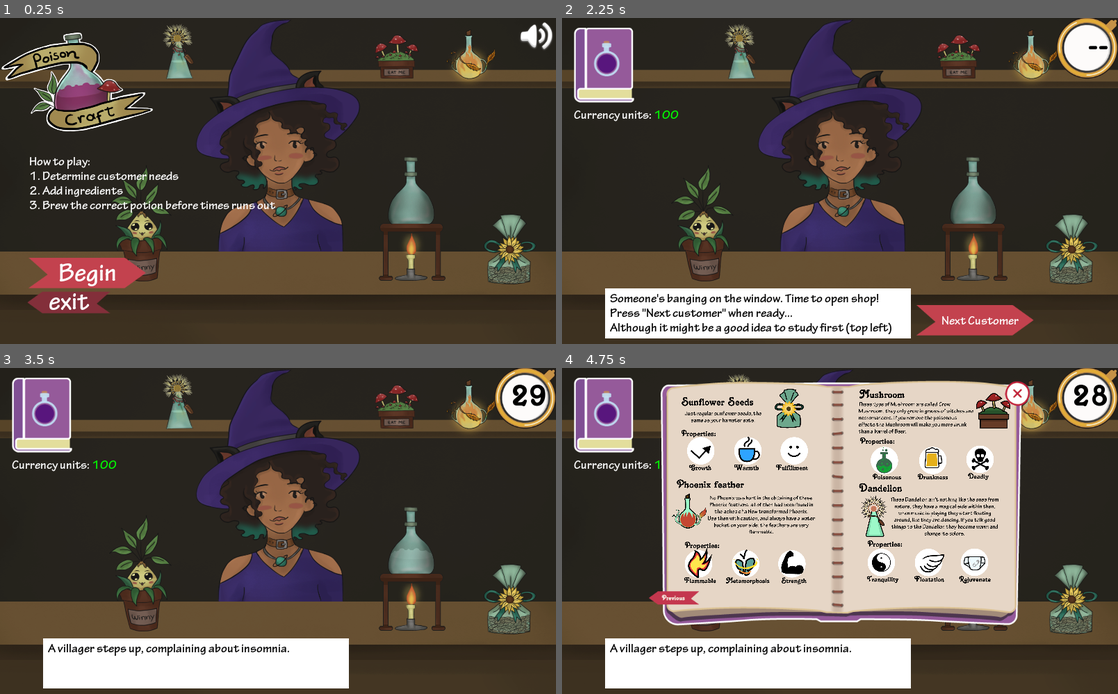
Above: before the commit, frames 1-4 (two rows, left to right).
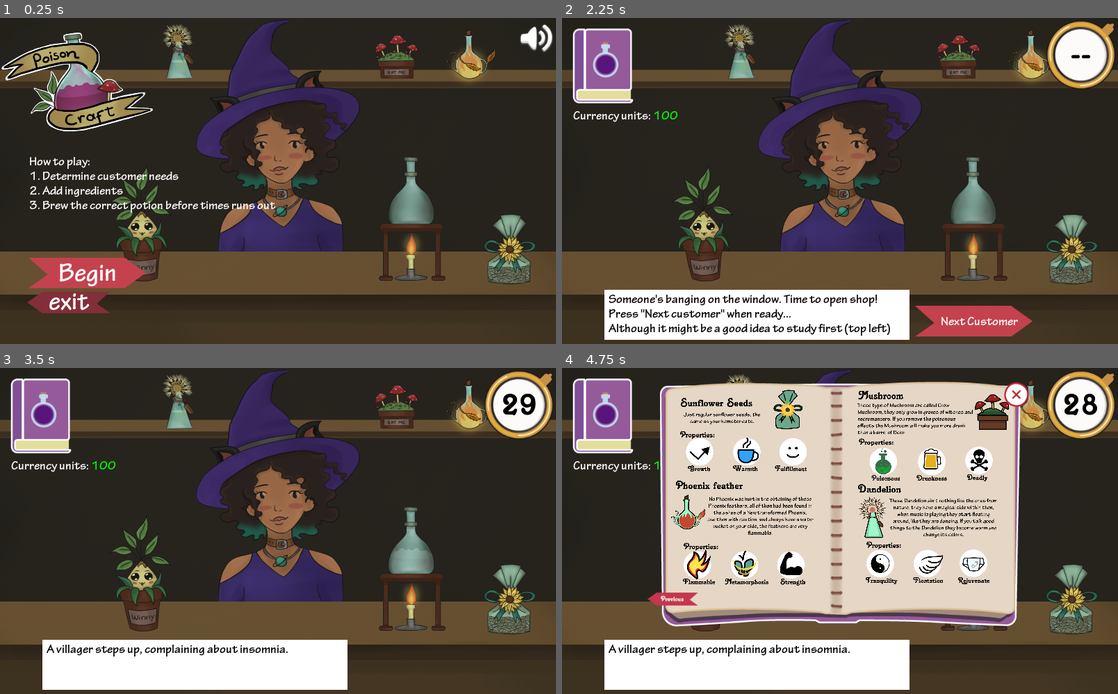
Above: after the commit, the same moments.

Repository: organicpencil/godot-wild-3
Game: Godot game, scene res://start.tscn
The game is run twice, just before and just after one commit, with the same random seed, the same clock (stepped at 60 frames per second) and the same inputs. The engine's default icon, where the game draws it, is replaced by a stand-in: a white triangle on a blue panel in a dark square.
Inputs (mouse positions are in pixels of both pictures, inside the frame that each line leads up to; where the layout moved, square brackets give the same spot in the first picture):
- Up to frame 1 (0.25 s): no input
- Up to frame 2 (2.25 s): click (739, 50) at 0.52 s; click (1095, 37) at 1.25 s; click "Begin" at 2 s
- Up to frame 3 (3.5 s): click "Next Customer" at 2.75 s
- Up to frame 4 (4.75 s): click (600, 416) [606, 413] at 3.5 s; click (1001, 599) [1006, 599] at 4.25 s

The runs differ from the first frame. In frame 1, 0.2% of the frame differs, in the area x 93-100%, y 1-11%; in frame 2, 5.6%; in frame 3, 4.1%; in frame 4, 15%, in the area x 1-100%, y 0-99%.

Commit message:
Pause, various ui changes

Diff:
--- a/project/menu/escape_menu.gd
+++ /dev/null
@@ -1,13 +0,0 @@
-extends Control
-
-func _ready():
-	var container = $PanelContainer/VBoxContainer
-	var resume = container.get_node("Resume")
-	var exit = container.get_node("Exit")
-
-	resume.connect("pressed", self, "hide")
-	$CloseButton.connect("pressed", self, "hide")
-	exit.connect("pressed", self, "handle_exit_pressed")
-
-func handle_exit_pressed():
-	get_tree().change_scene("res://start.tscn")
--- a/project/menu/escape_menu.tscn
+++ /dev/null
@@ -1,56 +0,0 @@
-[gd_scene load_steps=5 format=2]
-
-[ext_resource path="res://menu/escape_menu.gd" type="Script" id=1]
-[ext_resource path="res://menu/audio_button.tscn" type="PackedScene" id=2]
-[ext_resource path="res://shop/book2.png" type="Texture" id=3]
-[ext_resource path="res://shop/book3.png" type="Texture" id=4]
-
-[node name="EscapeMenu" type="Control"]
-anchor_right = 1.0
-anchor_bottom = 1.0
-mouse_filter = 2
-script = ExtResource( 1 )
-
-[node name="PanelContainer" type="PanelContainer" parent="."]
-anchor_left = 0.5
-anchor_top = 0.5
-anchor_right = 0.5
-anchor_bottom = 0.5
-margin_left = -65.5
-margin_top = -55.0
-margin_right = 65.5
-margin_bottom = 55.0
-
-[node name="VBoxContainer" type="VBoxContainer" parent="PanelContainer"]
-margin_left = 7.0
-margin_top = 7.0
-margin_right = 124.0
-margin_bottom = 103.0
-
-[node name="AudioButton" parent="PanelContainer/VBoxContainer" instance=ExtResource( 2 )]
-
-[node name="Resume" type="Button" parent="PanelContainer/VBoxContainer"]
-margin_top = 44.0
-margin_right = 117.0
-margin_bottom = 64.0
-text = "Return to game"
-
-[node name="HSeparator" type="HSeparator" parent="PanelContainer/VBoxContainer"]
-margin_top = 68.0
-margin_right = 117.0
-margin_bottom = 72.0
-
-[node name="Exit" type="Button" parent="PanelContainer/VBoxContainer"]
-margin_top = 76.0
-margin_right = 117.0
-margin_bottom = 96.0
-text = "Exit to menu"
-
-[node name="CloseButton" type="TextureButton" parent="."]
-margin_left = 578.0
-margin_top = 200.0
-margin_right = 624.0
-margin_bottom = 246.0
-texture_normal = ExtResource( 3 )
-texture_pressed = ExtResource( 3 )
-texture_hover = ExtResource( 4 )
--- /dev/null
+++ b/project/menu/escape_menu/close_button.gd
@@ -0,0 +1,5 @@
+extends TextureButton
+
+
+func _pressed():
+	owner.hide()
--- /dev/null
+++ b/project/menu/escape_menu/escape_menu.gd
@@ -0,0 +1,26 @@
+extends Control
+
+export(NodePath) var book # Hide the book when paused
+
+var book_was_active := false
+
+func _ready():
+	book = get_node(book)
+	assert(book)
+	connect("visibility_changed", self, "_visibility_changed")
+
+func _input(event):
+	if event.is_action_pressed("escape"):
+		visible = !visible
+
+func _visibility_changed():
+	# Call this via signal because outside nodes can change the visibility
+	get_tree().paused = visible
+
+	if visible:
+		book_was_active = book.active
+		if book_was_active:
+			book.fade_out()
+	else:
+		if book_was_active:
+			book.fade_in()
--- /dev/null
+++ b/project/menu/escape_menu/escape_menu.tscn
@@ -0,0 +1,86 @@
+[gd_scene load_steps=11 format=2]
+
+[ext_resource path="res://menu/escape_menu/escape_menu.gd" type="Script" id=1]
+[ext_resource path="res://exitButton.png" type="Texture" id=2]
+[ext_resource path="res://shop/book2.png" type="Texture" id=3]
+[ext_resource path="res://shop/book3.png" type="Texture" id=4]
+[ext_resource path="res://menu/escape_menu/close_button.gd" type="Script" id=5]
+[ext_resource path="res://menu/escape_menu/exit_button.gd" type="Script" id=6]
+[ext_resource path="res://exitButtonHover.png" type="Texture" id=7]
+[ext_resource path="res://title_font.tres" type="DynamicFont" id=8]
+[ext_resource path="res://beginButton.png" type="Texture" id=9]
+[ext_resource path="res://beginButtonHover.png" type="Texture" id=10]
+
+[node name="EscapeMenu" type="Control"]
+pause_mode = 2
+anchor_right = 1.0
+anchor_bottom = 1.0
+mouse_filter = 2
+script = ExtResource( 1 )
+
+[node name="OldCloseButton" type="TextureButton" parent="."]
+visible = false
+margin_left = 578.0
+margin_top = 200.0
+margin_right = 624.0
+margin_bottom = 246.0
+texture_normal = ExtResource( 3 )
+texture_pressed = ExtResource( 3 )
+texture_hover = ExtResource( 4 )
+
+[node name="VBoxContainer" type="VBoxContainer" parent="."]
+anchor_left = 0.5
+anchor_top = 0.5
+anchor_right = 0.5
+anchor_bottom = 0.5
+margin_left = -108.5
+margin_top = -51.0
+margin_right = 108.5
+margin_bottom = 51.0
+
+[node name="PauseLabel" type="Label" parent="VBoxContainer"]
+margin_right = 217.0
+margin_bottom = 49.0
+custom_fonts/font = ExtResource( 8 )
+text = "PAUSED"
+align = 1
+
+[node name="CloseButton" type="TextureButton" parent="VBoxContainer"]
+margin_top = 53.0
+margin_right = 217.0
+margin_bottom = 110.0
+texture_normal = ExtResource( 9 )
+texture_hover = ExtResource( 10 )
+script = ExtResource( 5 )
+
+[node name="Label2" type="Label" parent="VBoxContainer/CloseButton"]
+anchor_left = 0.5
+anchor_top = 0.5
+anchor_right = 0.5
+anchor_bottom = 0.5
+margin_left = -71.0
+margin_top = -21.5
+margin_right = 85.0
+margin_bottom = 27.5
+custom_fonts/font = ExtResource( 8 )
+text = "Resume"
+
+[node name="ExitButton" type="TextureButton" parent="VBoxContainer"]
+margin_top = 114.0
+margin_right = 217.0
+margin_bottom = 155.0
+texture_normal = ExtResource( 2 )
+texture_hover = ExtResource( 7 )
+script = ExtResource( 6 )
+
+[node name="Label" type="Label" parent="VBoxContainer/ExitButton"]
+anchor_left = 0.5
+anchor_top = 0.5
+anchor_right = 0.5
+anchor_bottom = 0.5
+margin_left = -75.0
+margin_top = -18.5
+margin_right = 13.0
+margin_bottom = 30.5
+custom_fonts/font = ExtResource( 8 )
+text = "Quit"
--- /dev/null
+++ b/project/menu/escape_menu/exit_button.gd
@@ -0,0 +1,6 @@
+extends TextureButton
+
+
+func _pressed():
+	get_tree().paused = false
+	get_tree().change_scene("res://start.tscn")
--- a/project/music_player.tscn
+++ b/project/music_player.tscn
@@ -3,5 +3,6 @@
 [ext_resource path="res://audio/In_Game_Music.ogg" type="AudioStream" id=1]
 
 [node name="MusicPlayer" type="AudioStreamPlayer"]
+pause_mode = 2
 stream = ExtResource( 1 )
 autoplay = true
--- a/project/shop/book.gd
+++ b/project/shop/book.gd
@@ -1,7 +1,7 @@
 extends TextureRect
 
-var current_page = 1
-var active = true
+var current_page := 1
+var active := false
 
 func _ready():
 	active = visible
--- a/project/shop/book.tscn
+++ b/project/shop/book.tscn
@@ -45,6 +45,7 @@
 }
 
 [node name="Book" type="TextureRect"]
+pause_mode = 2
 anchor_left = 0.5
 anchor_right = 0.5
 margin_left = -332.0
--- a/project/shop/shop.gd
+++ b/project/shop/shop.gd
@@ -38,10 +38,6 @@
 
 	$MoneyLabel.bbcode_text = "Currency units: [color=%s]%s[/color]" % [moneycolor, str(money)]
 	print($MoneyLabel.text)
-
-func _input(event):
-	if event.is_action_pressed("escape"):
-		$EscapeMenu.visible = !$EscapeMenu.visible
 
 func handle_start_game():
 	show()
@@ -220,8 +216,8 @@
 func _process(delta):
 	if !$Timer.is_stopped():
 		var time_left = int($Timer.time_left)
-		$TimeLabel.text = "%d" % time_left
+		$Clock/TimeLabel.text = "%d" % time_left
 		if time_left > 9:
-			$TimeLabel.modulate = Color(0, 1, 0, 1)
-		else:
-			$TimeLabel.modulate = Color(1, 0, 0, 1)
+			$Clock/TimeLabel.modulate = Color(0, 1, 0, 1)
+		else:
+			$Clock/TimeLabel.modulate = Color(1, 0, 0, 1)
--- a/project/shop/shop.tscn
+++ b/project/shop/shop.tscn
@@ -20,20 +20,16 @@
 [ext_resource path="res://icon.png" type="Texture" id=18]
 [ext_resource path="res://shop/clock.png" type="Texture" id=19]
 [ext_resource path="res://timer_font.tres" type="DynamicFont" id=20]
-[ext_resource path="res://menu/escape_menu.tscn" type="PackedScene" id=21]
+[ext_resource path="res://menu/escape_menu/escape_menu.tscn" type="PackedScene" id=21]
 
 [node name="Shop" type="Control"]
 anchor_right = 1.0
 anchor_bottom = 1.0
-margin_left = 2.0
-margin_top = -2.0
-margin_right = 2.0
-margin_bottom = -2.0
 mouse_filter = 2
 script = ExtResource( 1 )
-potion_sprite = null
-stop_hover = null
-witch = null
+__meta__ = {
+"_edit_lock_": true
+}
 
 [node name="Timer" type="Timer" parent="."]
 one_shot = true
@@ -48,6 +44,33 @@
 [node name="IngredientClick2" type="AudioStreamPlayer" parent="."]
 stream = ExtResource( 4 )
 volume_db = -10.0
+
+[node name="Clock" type="TextureRect" parent="."]
+anchor_left = 1.0
+anchor_right = 1.0
+margin_left = -132.0
+margin_top = 4.0
+margin_right = -4.0
+margin_bottom = 132.0
+rect_min_size = Vector2( 128, 128 )
+texture = ExtResource( 19 )
+expand = true
+
+[node name="TimeLabel" type="Label" parent="Clock"]
+modulate = Color( 0.113725, 0.113725, 0.113725, 1 )
+anchor_left = 0.5
+anchor_top = 0.5
+anchor_right = 0.5
+anchor_bottom = 0.5
+margin_left = -19.0
+margin_top = -41.0
+margin_right = 19.0
+margin_bottom = 35.0
+grow_horizontal = 2
+custom_colors/font_color = Color( 0, 0, 0, 1 )
+custom_fonts/font = ExtResource( 20 )
+text = "--"
+align = 1
 
 [node name="NextOrder" type="TextureButton" parent="."]
 anchor_top = 1.0
@@ -165,33 +188,6 @@
 Although it might be a good idea to study first (top left)"
 autowrap = true
 
-[node name="TextureRect2" type="TextureRect" parent="."]
-anchor_left = 1.0
-anchor_right = 1.0
-anchor_bottom = 1.0
-margin_left = -116.0
-margin_right = -1.0
-margin_bottom = -486.0
-texture = ExtResource( 19 )
-expand = true
-
-[node name="TimeLabel" type="Label" parent="."]
-modulate = Color( 0.113725, 0.113725, 0.113725, 1 )
-anchor_left = 1.0
-anchor_right = 1.0
-margin_left = -87.0
-margin_top = 12.0
-margin_right = -19.0
-margin_bottom = 88.0
-custom_colors/font_color = Color( 0, 0, 0, 1 )
-custom_fonts/font = ExtResource( 20 )
-text = "--"
-align = 2
-
-[node name="EscapeMenu" parent="." instance=ExtResource( 21 )]
-visible = false
-mouse_filter = 0
-
 [node name="ActiveIngredients" type="HBoxContainer" parent="."]
 anchor_top = 1.0
 anchor_bottom = 1.0
@@ -211,3 +207,16 @@
 margin_right = 67.0
 margin_bottom = 25.0
 text = "Return to menu"
+
+[node name="EscapeMenu" parent="." instance=ExtResource( 21 )]
+visible = false
+anchor_left = 0.5
+anchor_top = 0.5
+anchor_right = 0.5
+anchor_bottom = 0.5
+margin_left = -56.0
+margin_top = -22.0
+margin_right = 56.0
+margin_bottom = 22.0
+mouse_filter = 0
+book = NodePath("../Book")
--- a/project/start.tscn
+++ b/project/start.tscn
@@ -26,6 +26,9 @@
 anchor_right = 1.0
 anchor_bottom = 1.0
 script = ExtResource( 1 )
+__meta__ = {
+"_edit_lock_": true
+}
 
 [node name="Background" type="Control" parent="."]
 anchor_left = 0.5
@@ -175,7 +178,9 @@
 anchor_left = 1.0
 anchor_right = 1.0
 margin_left = -68.0
+margin_top = 4.0
 margin_right = -4.0
+margin_bottom = 68.0
 focus_mode = 0
 
 [node name="Shop" parent="." instance=ExtResource( 21 )]
--- a/project/timer_font.tres
+++ b/project/timer_font.tres
@@ -3,10 +3,5 @@
 [ext_resource path="res://Salina.ttf" type="DynamicFontData" id=1]
 
 [resource]
-
 size = 64
-outline_size = 0
-outline_color = Color( 1, 1, 1, 1 )
-use_mipmaps = false
-use_filter = false
 font_data = ExtResource( 1 )
